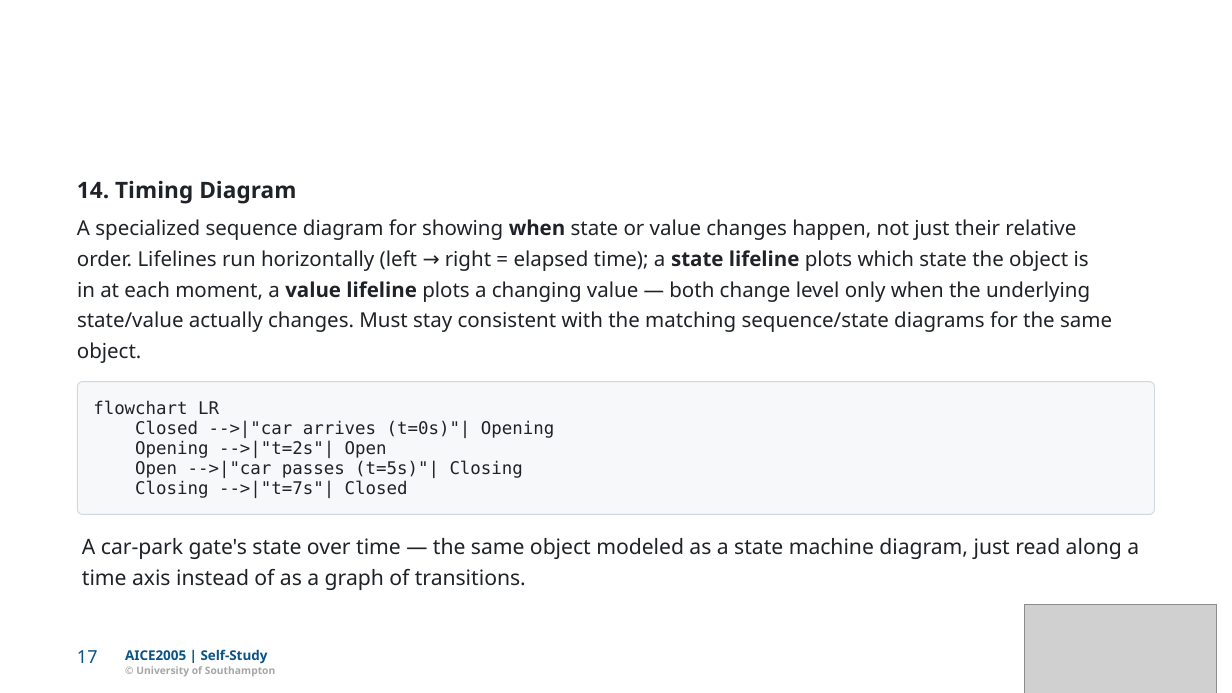
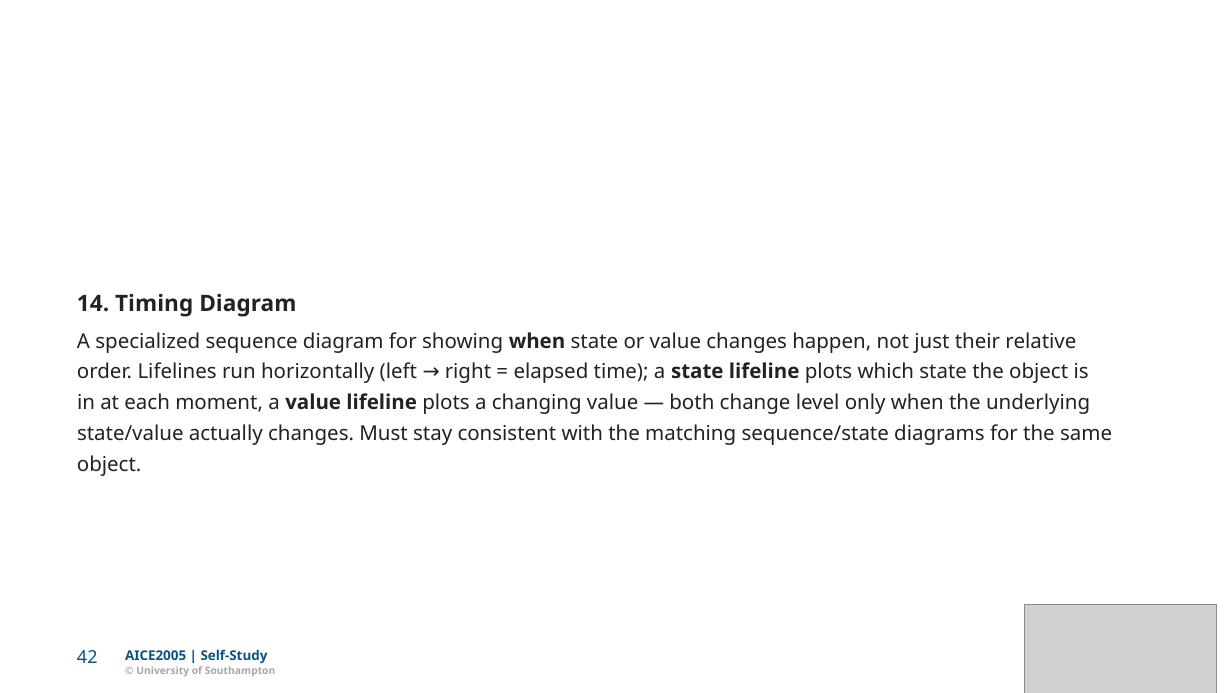
Before and after one commit to Dr-AlHashimy/Module_AICE2005_2627, a slide deck: slide 42 of html/COMP-_L7.1_lecture_self.pptx (slide 17 before the commit). Drawn at 1232x693 pixels with LibreOffice and Linux fonts; fonts in the diff are those of the drawing; grey boxes stand for pictures. Boxes give left, top, right and bottom in pixels: in the first picture for what was removed or moved away, otherwise in the second. Text is boxed around its words. In the diff, an @@ line names an element or a change of style, - is before the commit and + after.

```diff
--- a/html/COMP-_L7.1_lecture_self.pptx
+++ b/html/COMP-_L7.1_lecture_self.pptx
@@ 6 texts: place and size @@
-6 texts at <box>77,181,1112,363</box>
+6 texts at <box>77,294,1112,476</box>
@@ freeform shape removed at <box>78,382,1155,515</box> @@
@@ freeform shape removed at <box>78,382,1155,515</box> @@
@@ text removed at <box>93,400,219,415</box> @@
-flowchart LR
@@ text removed at <box>135,420,554,438</box> @@
-Closed -->|"car arrives (t=0s)"| Opening
@@ text removed at <box>135,440,387,458</box> @@
-Opening -->|"t=2s"| Open
@@ text removed at <box>135,461,523,478</box> @@
-Open -->|"car passes (t=5s)"| Closing
@@ text removed at <box>135,480,408,498</box> @@
-Closing -->|"t=7s"| Closed
@@ text removed at <box>82,538,1139,559</box> @@
-A car-park gate's state over time — the same object modeled as a state machine diagram, just read along a
@@ text removed at <box>82,569,526,590</box> @@
-time axis instead of as a graph of transitions.
@@ text at <box>77,650,98,663</box>: text changed @@
-17
+42
```
Also in this commit, not shown: 14 other slides changed, 26 slides added, 17 other files.
